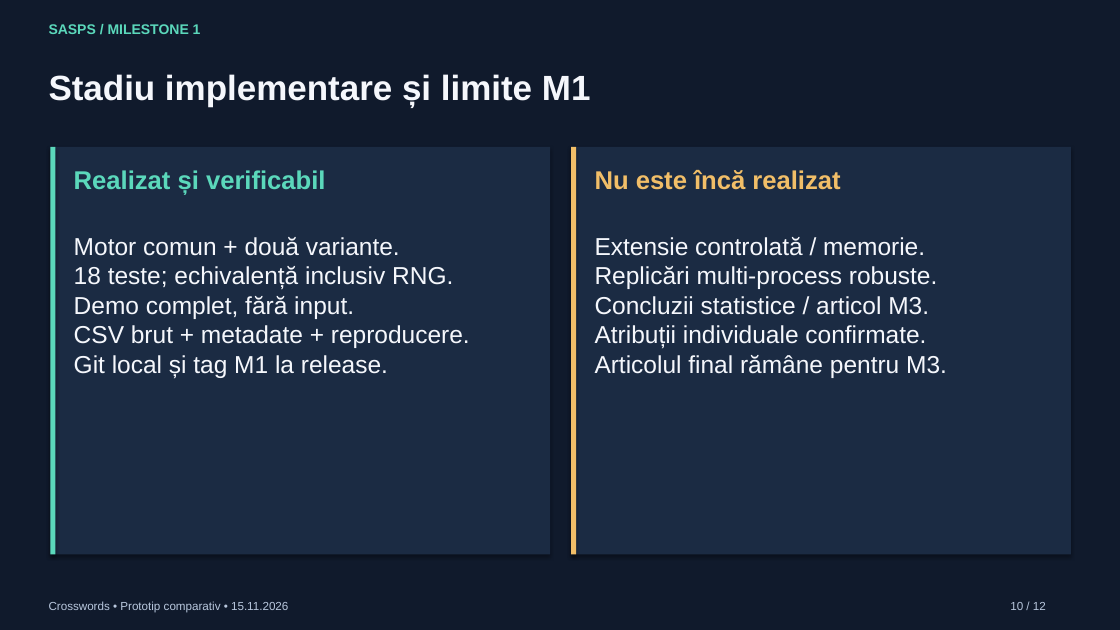
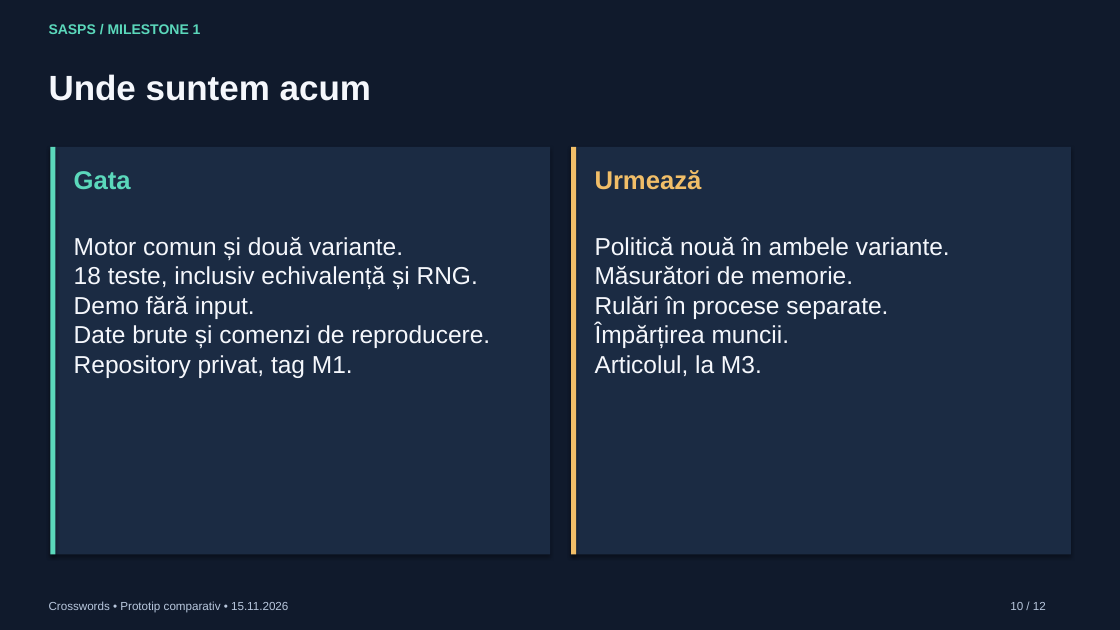
Before and after one commit to nadolualex/sasps-crosswords, a slide deck: slide 10 of presentation/SASPS_M1_Crosswords.pptx. Drawn at 1120x630 pixels with LibreOffice and Linux fonts; fonts in the diff are those of the drawing. Boxes give left, top, right and bottom in pixels: in the first picture for what was removed or moved away, otherwise in the second. Text is boxed around its words. In the diff, an @@ line names an element or a change of style, - is before the commit and + after.

```diff
--- a/presentation/SASPS_M1_Crosswords.pptx
+++ b/presentation/SASPS_M1_Crosswords.pptx
@@ text at (49, 74, 371, 101): text changed @@
-Stadiu implementare și limite M1
+Unde suntem acum
@@ text at (74, 171, 131, 189): text changed @@
-Realizat și verificabil
+Gata
@@ text at (595, 170, 702, 190): text changed @@
-Nu este încă realizat
+Urmează
@@ text at (74, 237, 490, 378): text changed @@
-Motor comun + două variante.
-18 teste; echivalență inclusiv RNG.
-Demo complet, fără input.
-CSV brut + metadate + reproducere.
-Git local și tag M1 la release.
+Motor comun și două variante.
+18 teste, inclusiv echivalență și RNG.
+Demo fără input.
+Date brute și comenzi de reproducere.
+Repository privat, tag M1.
@@ text at (595, 237, 950, 376): text changed @@
-Extensie controlată / memorie.
-Replicări multi-process robuste.
-Concluzii statistice / articol M3.
-Atribuții individuale confirmate.
-Articolul final rămâne pentru M3.
+Politică nouă în ambele variante.
+Măsurători de memorie.
+Rulări în procese separate.
+Împărțirea muncii.
+Articolul, la M3.
```
Also in this commit, not shown: 11 other slides changed, 17 other files.
